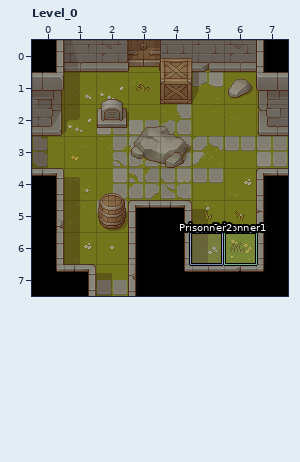
LDtk project -- res/LDtkMap.ldtk. The picture above was drawn from the file before the commit.
Cells are 32x32 px. Shown: Level_0 x 0..7, y 0..7.
After:
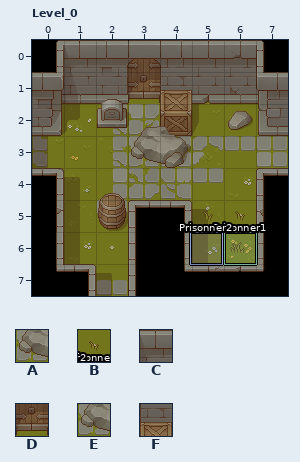
Key: from "Floor": A 1 "cobble", B 2 "grass", C 3 "wall", D 4 "door"; from "Props": E 1 "stone", F 2 "furniture".
_ is an empty cell.
From old to new:
Layer "Floor":
The edit turns tile A into tile C in row 1 at x 4 to 5.
The edit turns tile B into tile C in row 1 at x 1 to 2 and 6.
The edit turns tile D into tile C in row 0 at x 3.
The edit turns tile B into tile D in row 1 at x 3.
Layer "Props":
There is now tile E in row 2 at x 6.
There is now tile F in row 2 at x 4.
The edit erases tile E in row 1 at x 6.
The edit erases tile F in row 0 at x 4.
